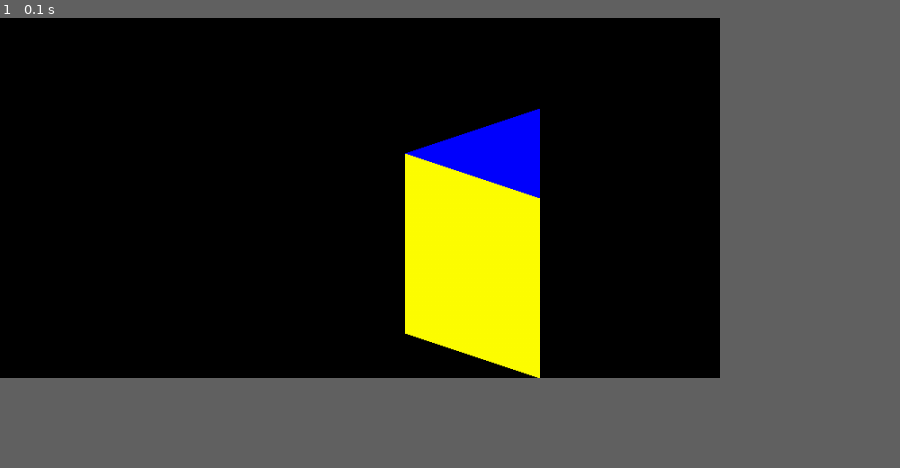
Above: before the commit, frame 1.
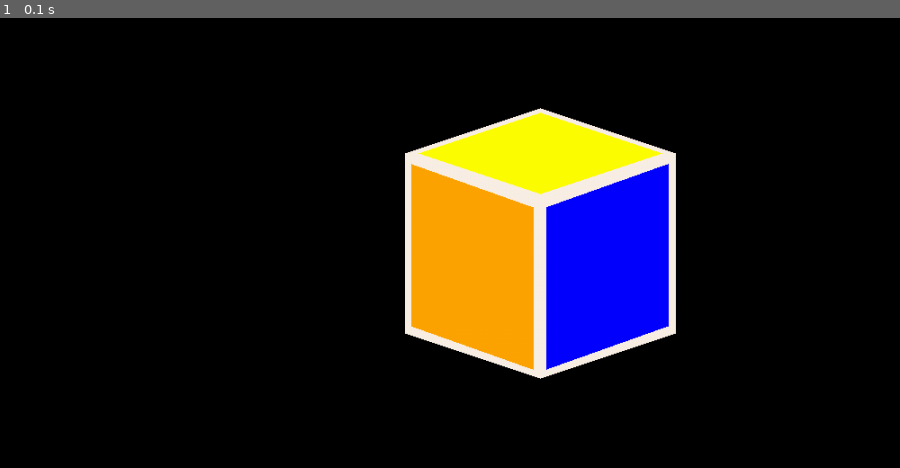
Above: after the commit, the same moment.

Repository: flyfengye/rubiks_cube
Game: pygame game, started from pygame_color.py
The game is run twice, just before and just after one commit, with the same random seed, the same clock (stepped at 60 frames per second) and the same inputs.
Inputs:
- Up to frame 1 (0.1 s): no input
In our replay, the window is 720x360 before the commit and 900x450 after it. These sizes can differ from the game's own. Grey fills any space a smaller window leaves; there, only what the larger window draws over its background counts as a difference.

The runs differ from the first frame. In frame 1, 15% of the frame differs, in the area x 45-76%, y 20-81%.

Commit message:
2019-11-14 22:18

Diff:
--- a/pygame_color.py
+++ b/pygame_color.py
@@ -4,7 +4,8 @@
 
 pygame.init()
 
-screen = pygame.display.set_mode((800, 400))
+size = (1000, 500)
+screen = pygame.display.set_mode(size)
 pygame.display.set_caption("Pygame图形绘制")
 
 YELLOW = 255, 255, 0
@@ -16,15 +17,16 @@
 
 LINEN = 250, 240, 230
 
-size = (600, 400)
+
 surface = Surface(size)
-surface.set_colorkey((0, 0, 0))
+# surface.set_colorkey((0, 0, 0))
 # surface.set_alpha(200)
 
 color_dict = {'u': YELLOW, 'd': WHITE, 'r': BLUE, 'l': GREEN, 'f': ORANGE, 'b': RED}
 pos = (1, 1, 1)
 color = ('u', 'b', 'r')
 
+# 1.角块坐标转换，
 
 class DrawRubikS:
     def __init__(self, pos_color_tuple):
@@ -49,9 +51,14 @@
 # p4poly = pygame.draw.polygon(surface, LINEN, [(600, 200), (490, 190), (490, 340), (600, 350)], 0)  #
 # p5poly = pygame.draw.polygon(surface, LINEN, [(600, 200), (200, 300), (250, 250), (150, 250)], 0)
 # p6poly = pygame.draw.polygon(surface, LINEN, [(150, 150), (150, 250), (250, 250), (250, 150)], 0)
-p0poly = pygame.draw.polygon(surface, YELLOW, [(600, 200), (450, 150), (450, 350), (600, 400)], 0)
-p1poly = pygame.draw.polygon(surface, ORANGE, [(600, 200), (750, 150), (750, 350), (600, 400)], 0)
-p2poly = pygame.draw.polygon(surface, BLUE, [(600, 200), (450, 150), (600, 100), (750, 150)], 0)
+p0poly = pygame.draw.polygon(surface, LINEN, [(600, 200), (450, 150), (600, 100), (750, 150)], 0)
+p1poly = pygame.draw.polygon(surface, LINEN, [(600, 200), (450, 150), (450, 350), (600, 400)], 0)
+p2poly = pygame.draw.polygon(surface, LINEN, [(600, 200), (750, 150), (750, 350), (600, 400)], 0)
+
+p0poly = pygame.draw.polygon(surface, YELLOW, [(600, 195), (465, 150), (600, 105), (735, 150)], 0)
+p1poly = pygame.draw.polygon(surface, ORANGE, [(592.5, 210), (457.5, 162.5), (457.5, 342.5), (592.5, 390)], 0)
+p2poly = pygame.draw.polygon(surface, BLUE, [(607.5, 210), (742.5, 162.5), (742.5, 342.5), (607.5, 390)], 0)
+
 screen.blit(surface, (0, 0))
 
 
